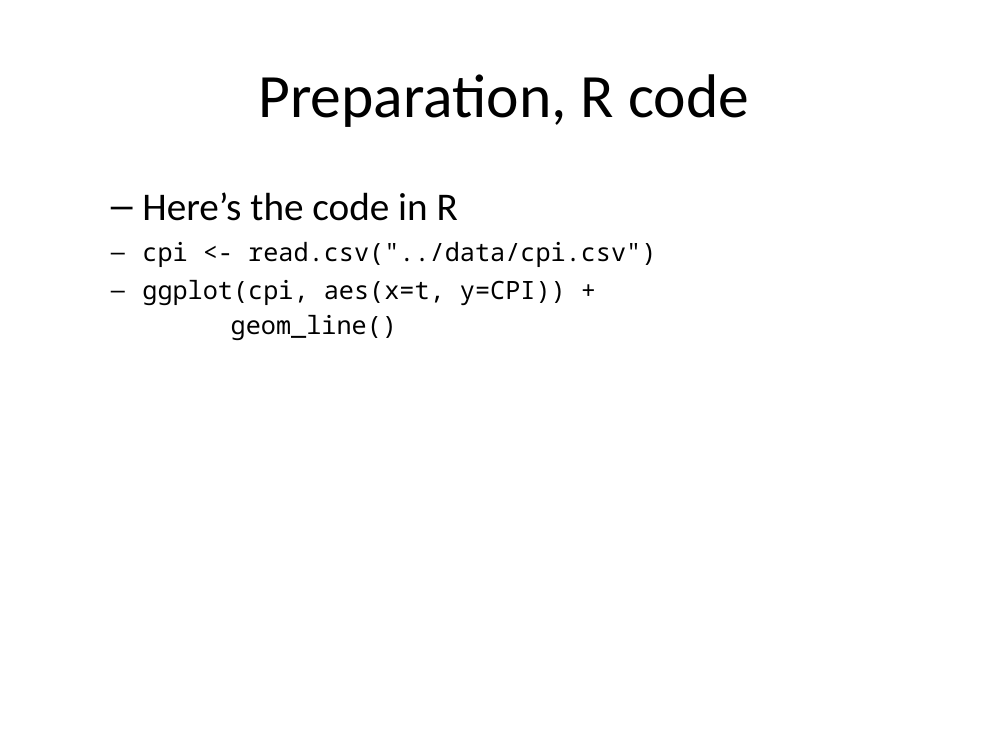
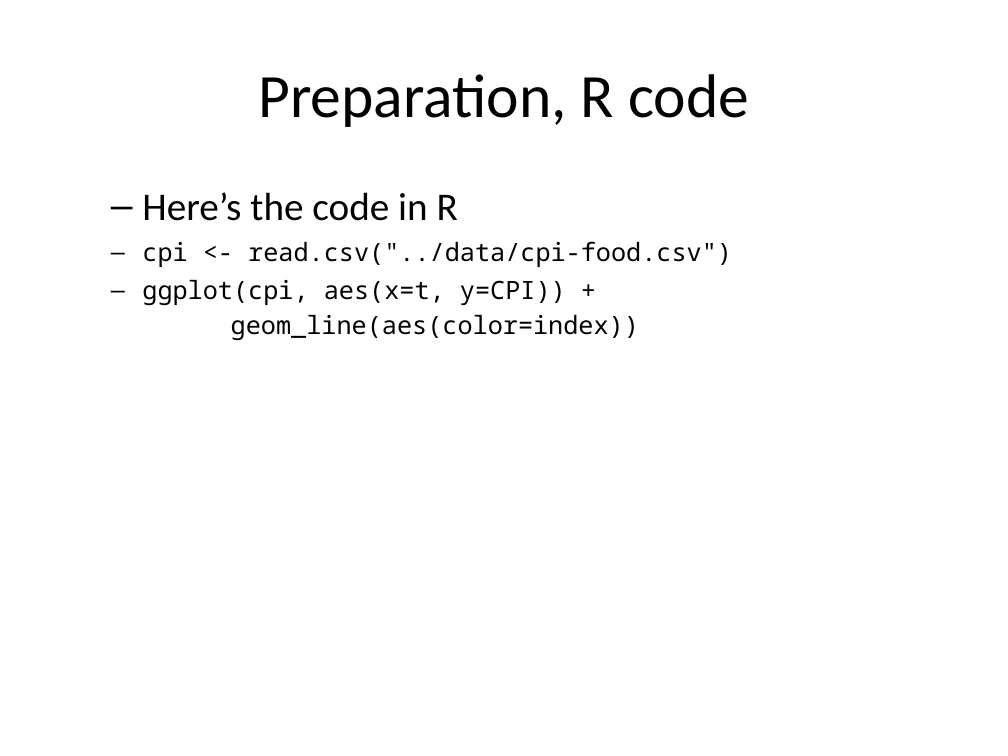
Before and after one commit to pmean/data-visualization, a slide deck: slide 5 of data-viz-03/component/preparation.pptx. Drawn at 1008x756 pixels with LibreOffice and Linux fonts; fonts in the diff are those of the drawing. Boxes give left, top, right and bottom in pixels: in the first picture for what was removed or moved away, otherwise in the second. Text is boxed around its words. In the diff, an @@ line names an element or a change of style, - is before the commit and + after.

Commit message:
Added cpi-food.csv to data-viz-03

```diff
--- a/data-viz-03/component/preparation.pptx
+++ b/data-viz-03/component/preparation.pptx
@@ text at bbox=[142, 241, 732, 340]: text changed @@
-cpi <- read.csv("../data/cpi.csv")
-ggplot(cpi, aes(x=t, y=CPI)) +
-geom_line()
+cpi <- read.csv("../data/cpi-food.csv")
+ggplot(cpi, aes(x=t, y=CPI)) +
+geom_line(aes(color=index))
```
Also in this commit, not shown: 16 other files.
